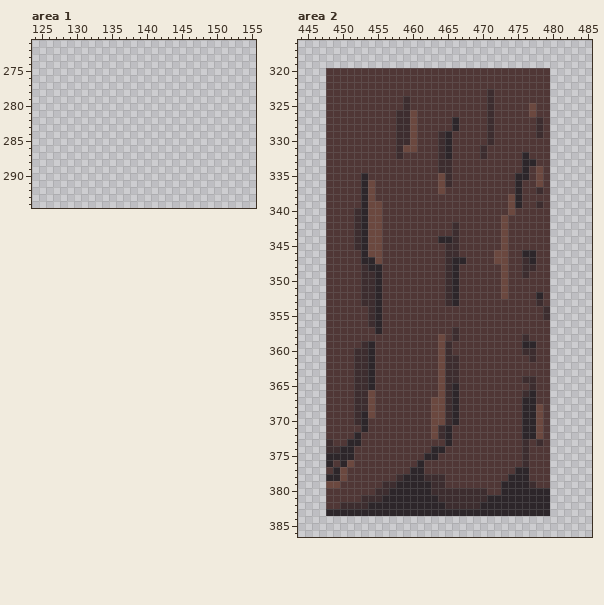
Pixel-art file: Project/assets/world/tileset1.aseprite. The picture above is the old version.
640x640 pixels, 1 frame. Colours within 5 levels of each other are drawn and written as one. Shown: area 1: x 124..155, y 271..294; area 2: x 444..485, y 316..386. The commit also changed other parts of the picture, which this record leaves out.
Now the later version:
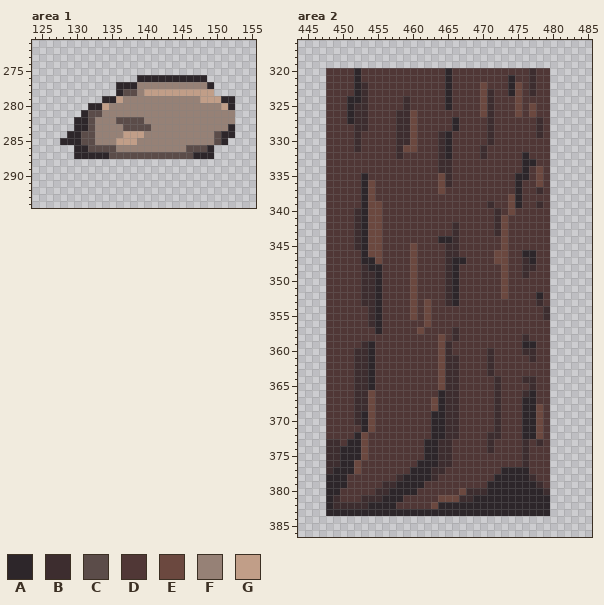
Palette (. is transparent): A #2d262a  B #3d2d2f  C #5b4c49  D #503736  E #6b483f  F #968176  G #c19e88
Edits made:
Area 1, layer "assetts":
y 276: x 139..148 .......... -> AAAAAAAAAA
y 277: x 136..149 .............. -> AAAFFFFFFFFFFA
y 278: x 136..149 .............. -> ACCFGGGGGGGGGG
y 279: x 134..152 ................... -> AAGFFFFFFFFFFFGGGAA
y 280: x 132..152 ..................... -> AAGFFFFFFFFFFFFFFFFGA
y 281: x 131..152 ...................... -> ACCFFFFFFFFFFFFFFFFFFF
y 282: x 130..152 ....................... -> AACFFFCCCCFFFFFFFFFFFFF
y 283: x 130..152 ....................... -> AACFFFFCCCCFFFFFFFFFFFA
y 284: x 129..152 ........................ -> AACCFFFFGGGFFFFFFFFFFCAA
y 285: x 128..151 ........................ -> AAACCFFFGGGFFFFFFFFFFFCA
y 286: x 130..149 .................... -> AACCCCFFFFFFFFFFCCCA
y 287: x 130..149 .................... -> AAAAACCCCCCCCCCCCAAA
Area 2, layer "trees/roots3":
y 320: x 452 D -> A; x 465 D -> A; x 477 D -> B
y 321: x 452 D -> A; x 465 D -> A; x 474 D -> A; x 477 D -> B
y 322..323: x 452..453 DD -> AB; x 465 D -> A; x 470 D -> E; x 474..475 DD -> AE; x 477 D -> B
y 324: x 451..453 DDD -> AAB; x 465 D -> A; x 470 D -> E; x 475 D -> E
y 325: x 451..453 DDD -> ABB; x 465 D -> A; x 470 D -> E; x 475 D -> E
y 326: x 451..453 DDD -> ABB; x 470 D -> E; x 475 D -> E
y 327: x 451..453 DDD -> ABB
y 328: x 452..453 DD -> BB
y 329..331: x 452 D -> B
y 339: x 471 D -> B
y 340..343: x 472 D -> B
y 345..352: x 460 D -> E
y 353..355: x 460 D -> E; x 462 D -> E
y 356: x 462 D -> E
y 357: x 461 D -> E
y 360..363: x 471 D -> B
y 364: x 472 D -> B
y 365: x 466 A -> B; x 472 D -> B
y 366..368: x 464 E -> A; x 466 A -> B; x 472 D -> B
y 369: x 463..464 EE -> AA; x 466 A -> B; x 472 D -> B
y 370: x 454 D -> E; x 463..464 EE -> AA; x 466 A -> B; x 472 D -> B
y 371: x 454 D -> E; x 463..466 EBAD -> AABB; x 472 D -> B
y 372: x 453 D -> E; x 463..466 EBAD -> AABB; x 471..472 DD -> BB
y 373: x 449 D -> B; x 453 D -> E; x 462..465 DDDA -> AABB; x 471 D -> B
y 374: x 452..453 DD -> AE; x 462 D -> A; x 464..465 AD -> BB; x 471 D -> B
y 375: x 448..449 AA -> BB; x 452..453 DD -> AE; x 464..465 DD -> BB
y 376: x 448..449 AD -> BB; x 451..452 ED -> AE; x 462..465 DDDD -> AABB
y 377: x 448 D -> B; x 450..452 EDD -> AAE; x 462..464 DDD -> ABB; x 473..474 DD -> AA
y 378: x 450 E -> A; x 462 B -> A; x 464 B -> D; x 472..473 DD -> AA; x 477 D -> B
y 379: x 448..450 EED -> AAA; x 462..464 ABB -> DDD; x 471..472 DD -> AA; x 477..478 BD -> AB
y 380: x 448..449 DD -> AA; x 461..467 AABBBBB -> DDDDDDE; x 471..472 DD -> AA; x 479 A -> B
y 381: x 448..449 DD -> AB; x 459..466 AAAAABBB -> DDDDDEEE; x 469..470 BB -> AA
y 382: x 448..449 DD -> AB; x 458..463 AAAAAA -> DDDDDE; x 465..469 BBBBB -> AAAAA
Changed places in both pictures, as pixel boxes (x1, y1, x2, y2):
added: (60, 75, 235, 159)
changed: (347, 68, 368, 152)
changed: (445, 68, 487, 117)
changed: (508, 68, 536, 117)
changed: (487, 201, 501, 236)
changed: (410, 243, 431, 334)
changed: (396, 348, 550, 509)
changed: (326, 418, 375, 509)
